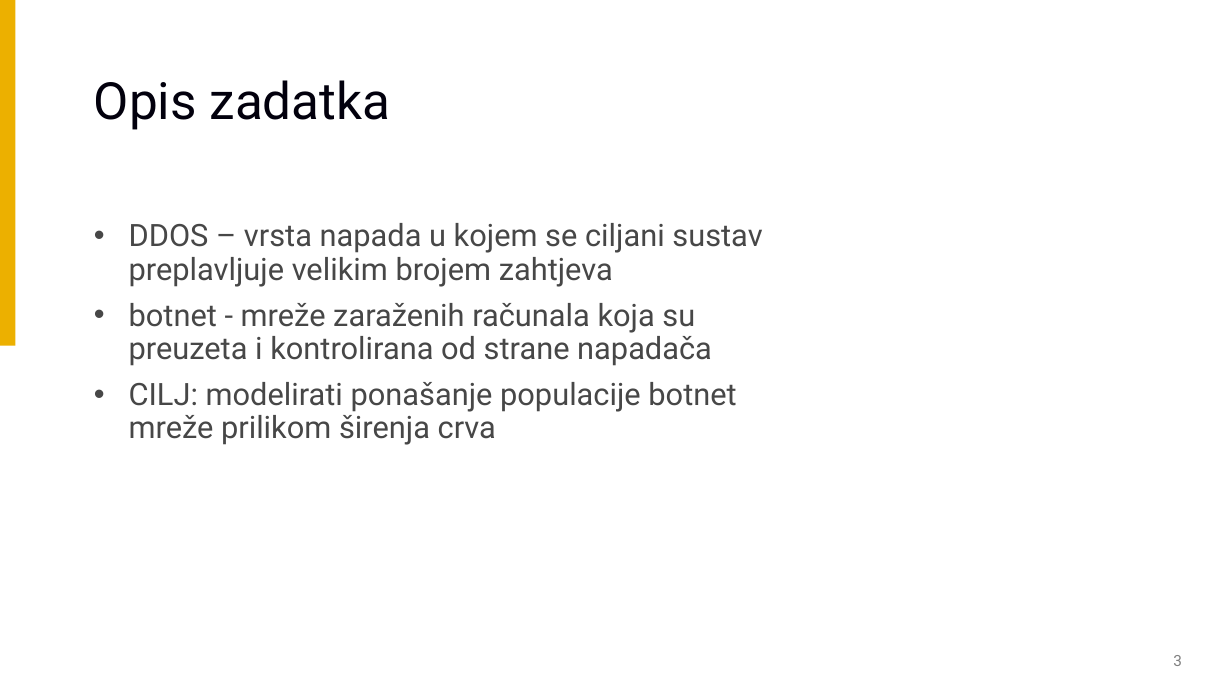
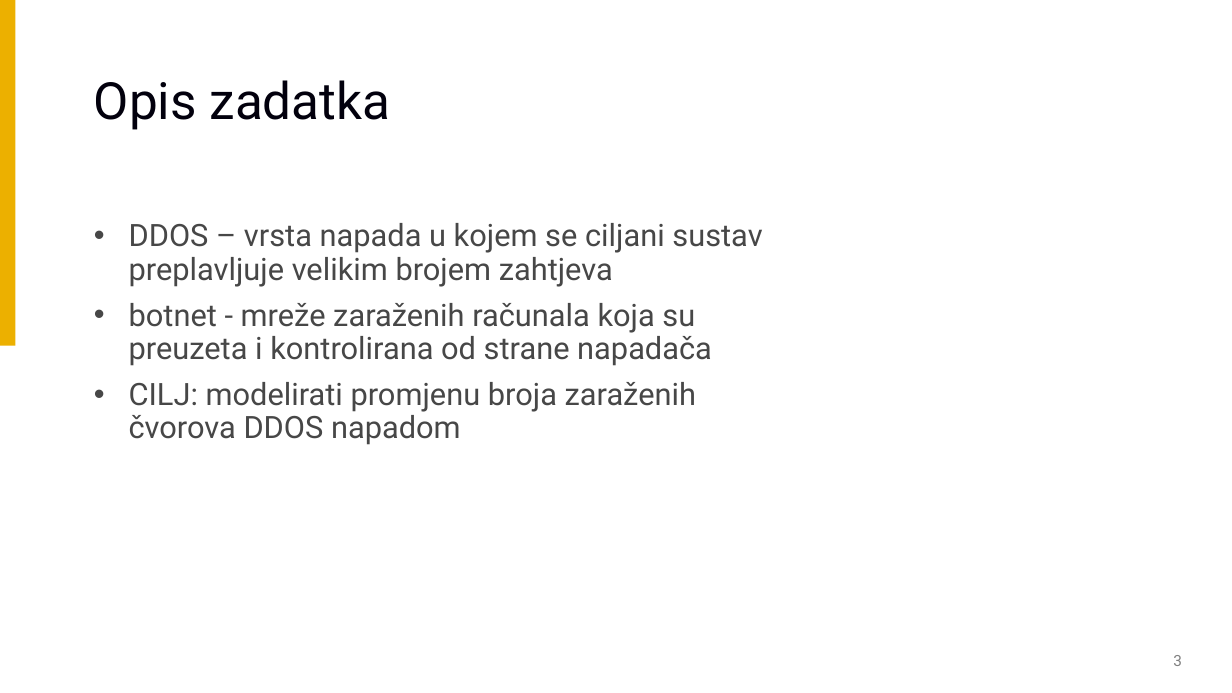
Before and after one commit to mv54173/julia, a slide deck: slide 3 of projekt/projektni_rad_Marko_Varga.pptx. Drawn at 1232x693 pixels with LibreOffice and Linux fonts; fonts in the diff are those of the drawing; background and template pictures are left out. Boxes give left, top, right and bottom in pixels: in the first picture for what was removed or moved away, otherwise in the second. Text is boxed around its words. In the diff, an @@ line names an element or a change of style, - is before the commit and + after.

```diff
--- a/projekt/projektni_rad_Marko_Varga.pptx
+++ b/projekt/projektni_rad_Marko_Varga.pptx
@@ subtitle at (129, 382, 696, 445): text changed @@
-• CILJ: modelirati ponašanje populacije botnet mreže prilikom širenja crva
+• CILJ: modelirati promjenu broja zaraženih čvorova DDOS napadom
```
Also in this commit, not shown: 5 other slides changed, 1 slide added.
